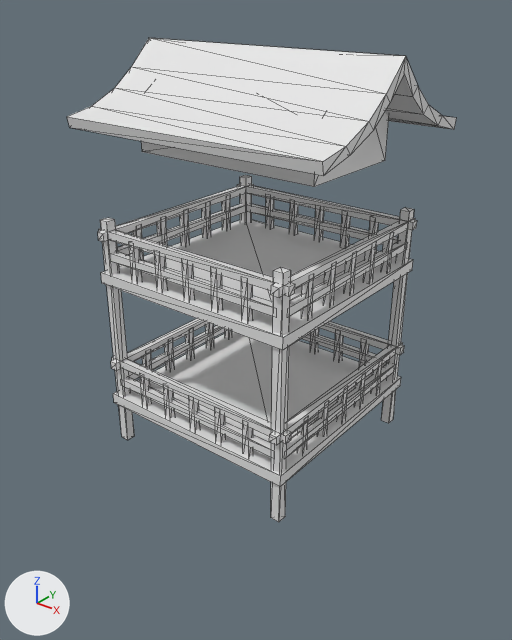
One commit to the OBJ model game/assets/yuki-building-3-frame.obj: the scene before it, then after it.
Before and after are seen from a 50 mm camera at (2.11, -2.67, 2.03) aimed at (0.01, -0.05, 0.4). The axes (+X, +Y, +Z) are drawn at lower left. The lights are the same throughout. Mesh edges are drawn as thin lines. Where no turn or scale is listed for an object, it has been applied to the vertices.

Objects in the first picture: 'Building_3_Frame_Cube.070'.
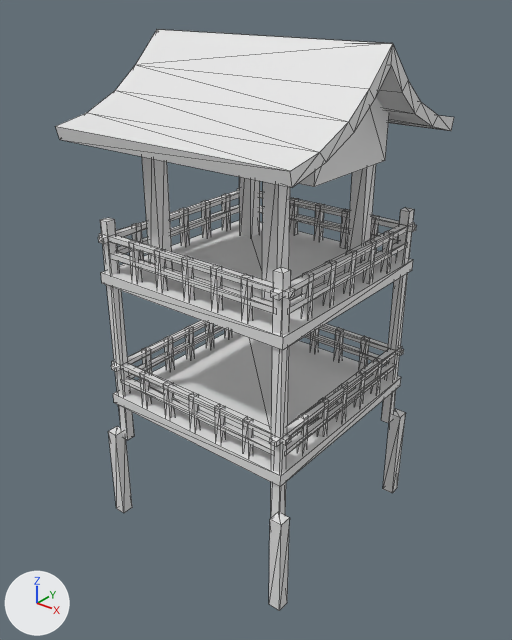
What the commit changed:
me_building_3_frame_cube_070 is used by ob_building_3_frame_cube_070; location (0.0, 0.0, 0.0).
me_building_3_frame_cube_070 had 546 vertices, 832 faces and spanned x -0.72..0.72, y -0.58..0.58, z -0.31..1.74.
me_building_3_frame_cube_070 now has 610 vertices, 920 faces and spans x -0.66..0.66, y -0.67..0.67, z -0.82..1.79.
me_building_3_frame_cube_070 part 1: a new loose piece, a box spanning x 0.324..0.406, y 0.313..0.395, z 0.645..1.449.
me_building_3_frame_cube_070 part 2: a new loose piece, a box spanning x 0.324..0.406, y -0.396..-0.314, z 0.645..1.449.
me_building_3_frame_cube_070 part 3: a new loose piece, a box spanning x -0.399..-0.317, y 0.313..0.395, z 0.645..1.449.
me_building_3_frame_cube_070 part 4: a new loose piece, a box spanning x -0.399..-0.317, y -0.396..-0.314, z 0.645..1.449.
Part 5, on me_building_3_frame_cube_070:
16 faces are deleted.
32 vertices in x -0.58..0.58, y -0.58..0.58, z 0.15..0.86 move by (0.0, 0.0, -0.01).
32 vertices in x -0.58..0.58, y -0.58..0.58, z 0.19..0.91 move by (0.0, 0.0, -0.03).
32 vertices in x -0.55..0.55, y -0.55..0.55, z 0.03..0.75 move by (0.0, 0.0, 0.02).
40 vertices move from x -0.72..0.72, y -0.56..0.56, z 1.38..1.74 to x -0.66..0.66, y -0.67..0.67, z 1.35..1.79.
16 vertices are added at x -0.6..0.61, y -0.61..0.6, z -0.82.
16 new vertices lie (0.0, 0.0, 0.55) away from vertices in x -0.6..0.61, y -0.61..0.6, z -0.82.
56 new faces join them.

Changed parts and their boxes (x1, y1, x2, y2) in the pictures (512 x 640 px):
'Building_3_Frame_Cube.070', reshaped (20% taller)
    before: (67, 38, 456, 522)
    after: (56, 29, 454, 611)
part 1 of me_building_3_frame_cube_070, added
    after: (348, 164, 376, 264)
part 2 of me_building_3_frame_cube_070, added
    after: (262, 182, 290, 302)
part 3 of me_building_3_frame_cube_070, added
    after: (239, 177, 260, 237)
part 4 of me_building_3_frame_cube_070, added
    after: (142, 157, 173, 270)
part 5 of me_building_3_frame_cube_070, built on
    before: (67, 38, 456, 457)
    after: (56, 29, 454, 611)
